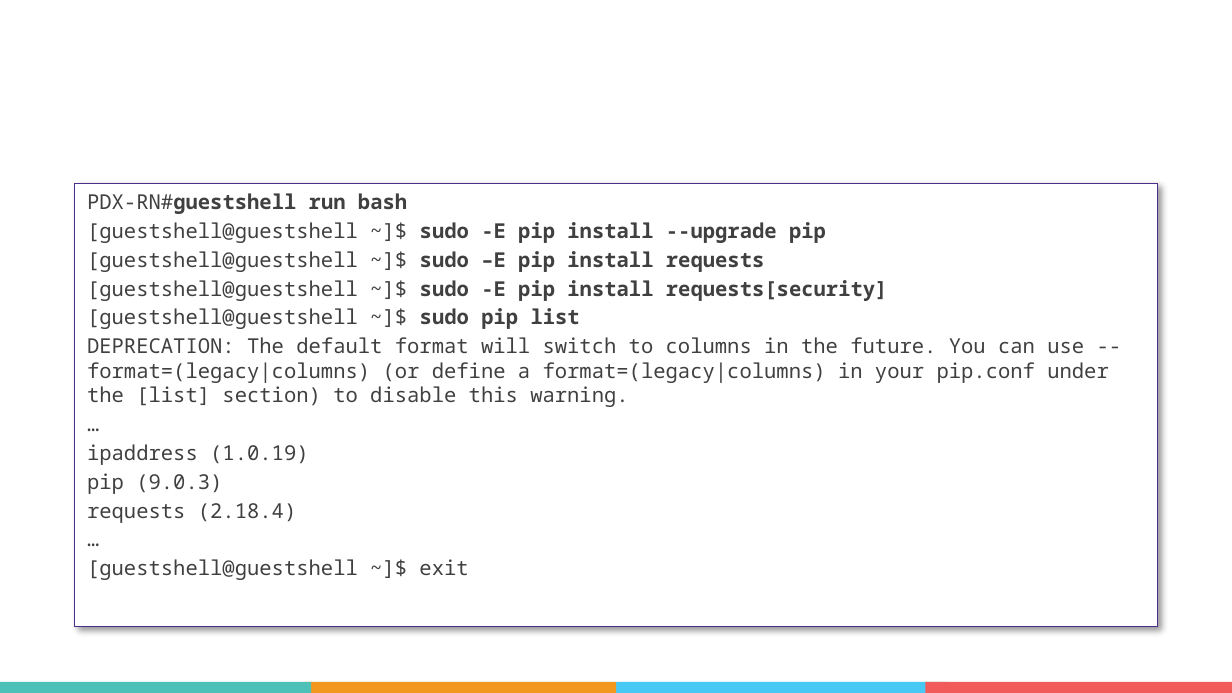
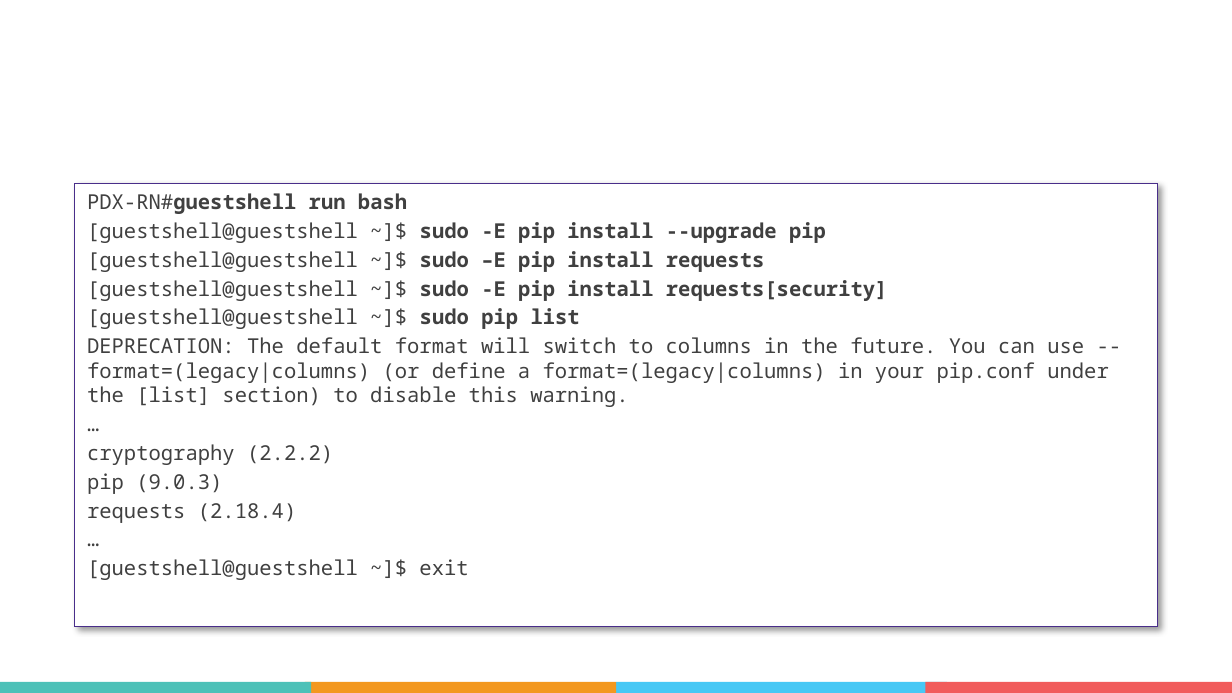
Before and after one commit to obrigg/DevNet_Create_2018, a slide deck: slide 17 of DevNetCreate-ConfigApprove.pptx. Drawn at 1232x693 pixels with LibreOffice and Linux fonts; fonts in the diff are those of the drawing; background and template pictures are left out. Boxes give left, top, right and bottom in pixels: in the first picture for what was removed or moved away, otherwise in the second. Text is boxed around its words. In the diff, an @@ line names an element or a change of style, - is before the commit and + after.

```diff
--- a/DevNetCreate-ConfigApprove.pptx
+++ b/DevNetCreate-ConfigApprove.pptx
@@ text in rectangle at (x1=87, y1=444, x2=333, y2=465): text changed @@
-ipaddress (1.0.19)
+cryptography (2.2.2)
```
Also in this commit, not shown: 16 other slides changed, 1 other file.
